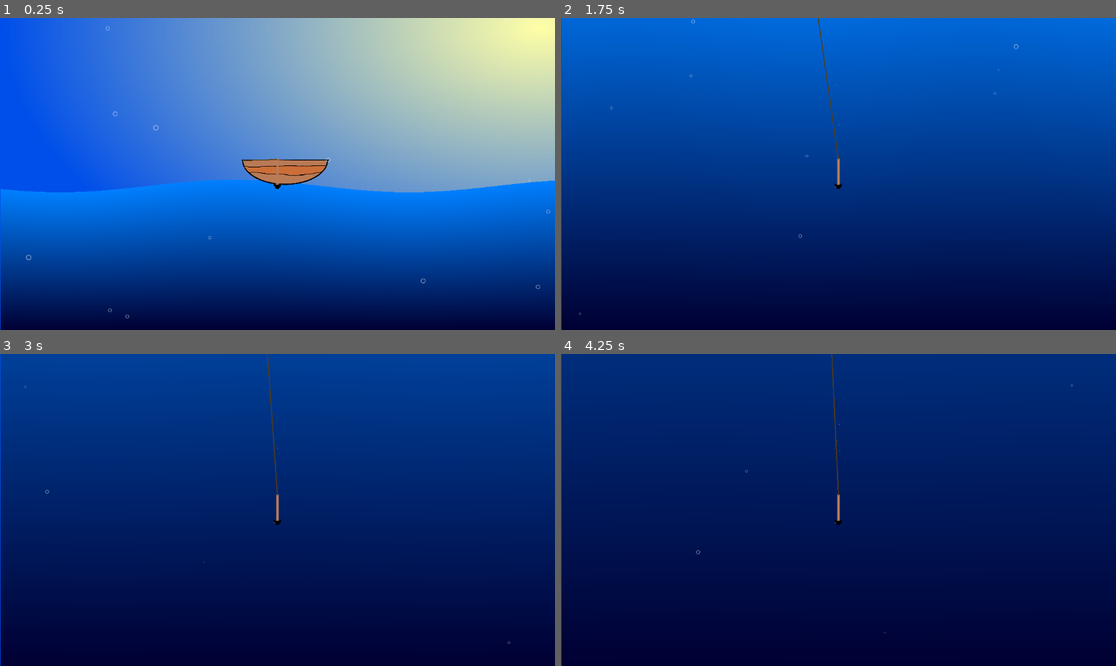
Above: before the commit, frames 1-4 (two rows, left to right).
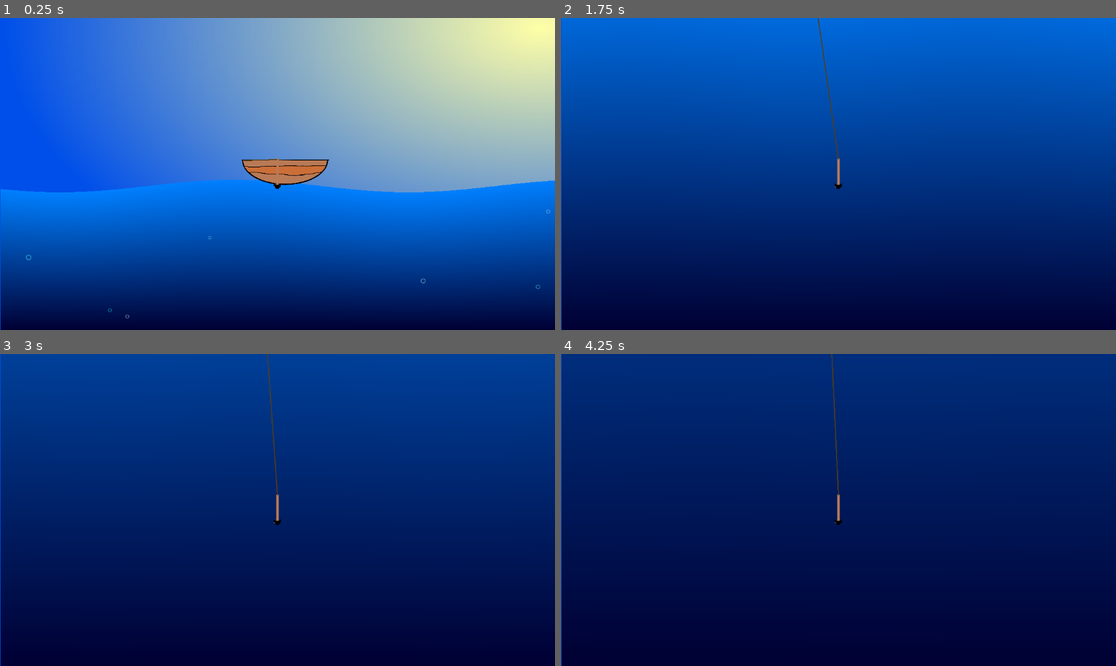
Above: after the commit, the same moments.

Repository: Duckslayer/Fishy
Game: Godot game, scene res://game.tscn
Same seed, same stepped clock (60 frames per second), same inputs: the game is played once before the commit and once after it.
Inputs:
- Up to frame 1 (0.25 s): no input
- Up to frame 2 (1.75 s): tap Enter (ui_accept) at 0.5, 0.77, 1.52 s
- Up to frame 3 (3 s): tap Enter (ui_accept) at 2.75 s
- Up to frame 4 (4.25 s): tap Enter (ui_accept) at 3.02, 3.77 s

The runs differ from the first frame. In frame 1, less than 0.1% of the frame differs, in the area x 4-100%, y 0-95%; in frame 2, less than 0.1%; in frame 3, less than 0.1%; in frame 4, less than 0.1%.

Commit message:
Updated some logic

Diff:
--- a/game.tscn
+++ b/game.tscn
@@ -1,9 +1,12 @@
-[gd_scene load_steps=5 format=3 uid="uid://7tankufgnxmc"]
+[gd_scene load_steps=6 format=3 uid="uid://7tankufgnxmc"]
 
 [ext_resource type="PackedScene" uid="uid://c7ynbor0h533n" path="res://background.tscn" id="2_7jktm"]
 [ext_resource type="PackedScene" uid="uid://kqrl86tposvs" path="res://boat.tscn" id="2_fc0e3"]
 [ext_resource type="PackedScene" uid="uid://bnhg0r1hnnkic" path="res://harpoon.tscn" id="2_feb5d"]
 [ext_resource type="Script" uid="uid://ciibhp5qrh5o1" path="res://rope.gd" id="4_fc0e3"]
+
+[sub_resource type="OccluderPolygon2D" id="OccluderPolygon2D_fc0e3"]
+polygon = PackedVector2Array(0, 0, 1200, 0, 1200, -500, 0, -500)
 
 [node name="Game" type="Node2D"]
 
@@ -28,5 +31,9 @@
 boat_marker_path = NodePath("../Boat/BoatRopeMarker")
 harpoon_marker_path = NodePath("../Harpoon/HarpoonRopeMarker")
 
+[node name="BubbleOccluder" type="LightOccluder2D" parent="."]
+occluder = SubResource("OccluderPolygon2D_fc0e3")
+occluder_light_mask = 4
+
 [editable path="Boat"]
 [editable path="Harpoon"]
--- a/harpoon.tscn
+++ b/harpoon.tscn
@@ -24,6 +24,7 @@
 scale_max = 0.19999999
 scale_curve = SubResource("CurveTexture_njfb7")
 color = Color(1, 1, 1, 0.43529412)
+collision_mode = 2
 
 [sub_resource type="Curve" id="Curve_axc4k"]
 _limits = [-2.0, 2.0, 0.0, 1.0]
@@ -46,8 +47,11 @@
 scale_min = 0.099999994
 scale_max = 0.5
 color = Color(1, 1, 1, 0.45882353)
+hue_variation_min = -0.19000001
+hue_variation_max = -2.2351742e-08
 turbulence_noise_strength = 0.1
 turbulence_noise_scale = 1.0
+collision_mode = 2
 
 [node name="Harpoon" type="CharacterBody2D"]
 script = ExtResource("1_yxyyu")
